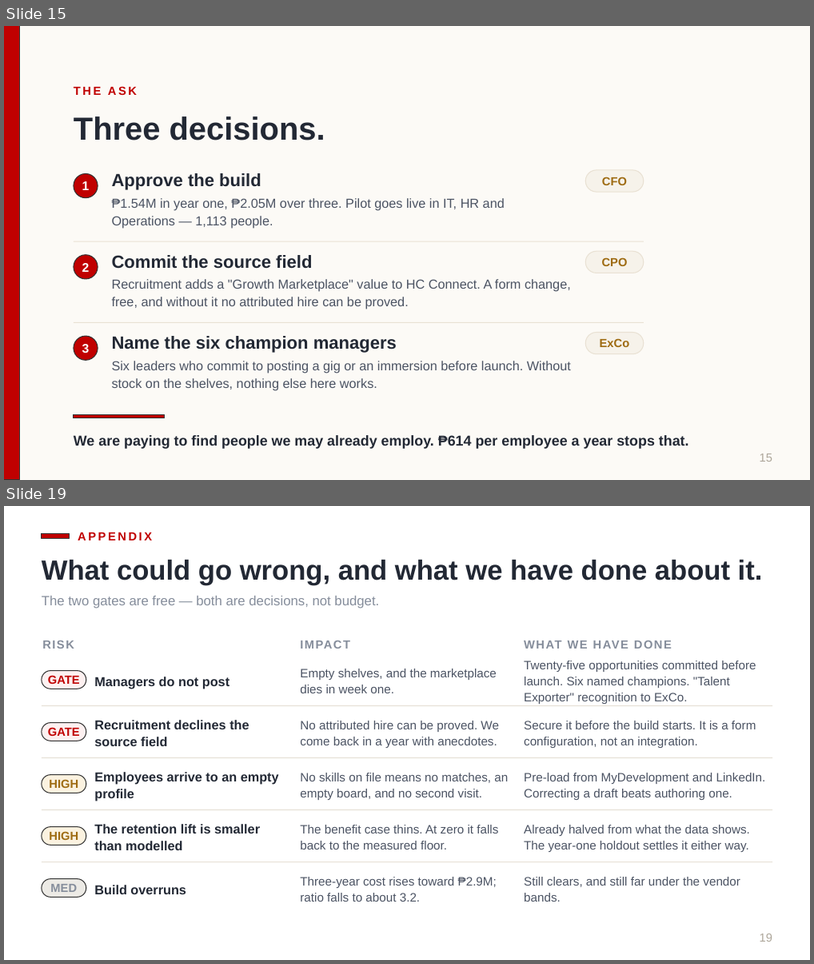
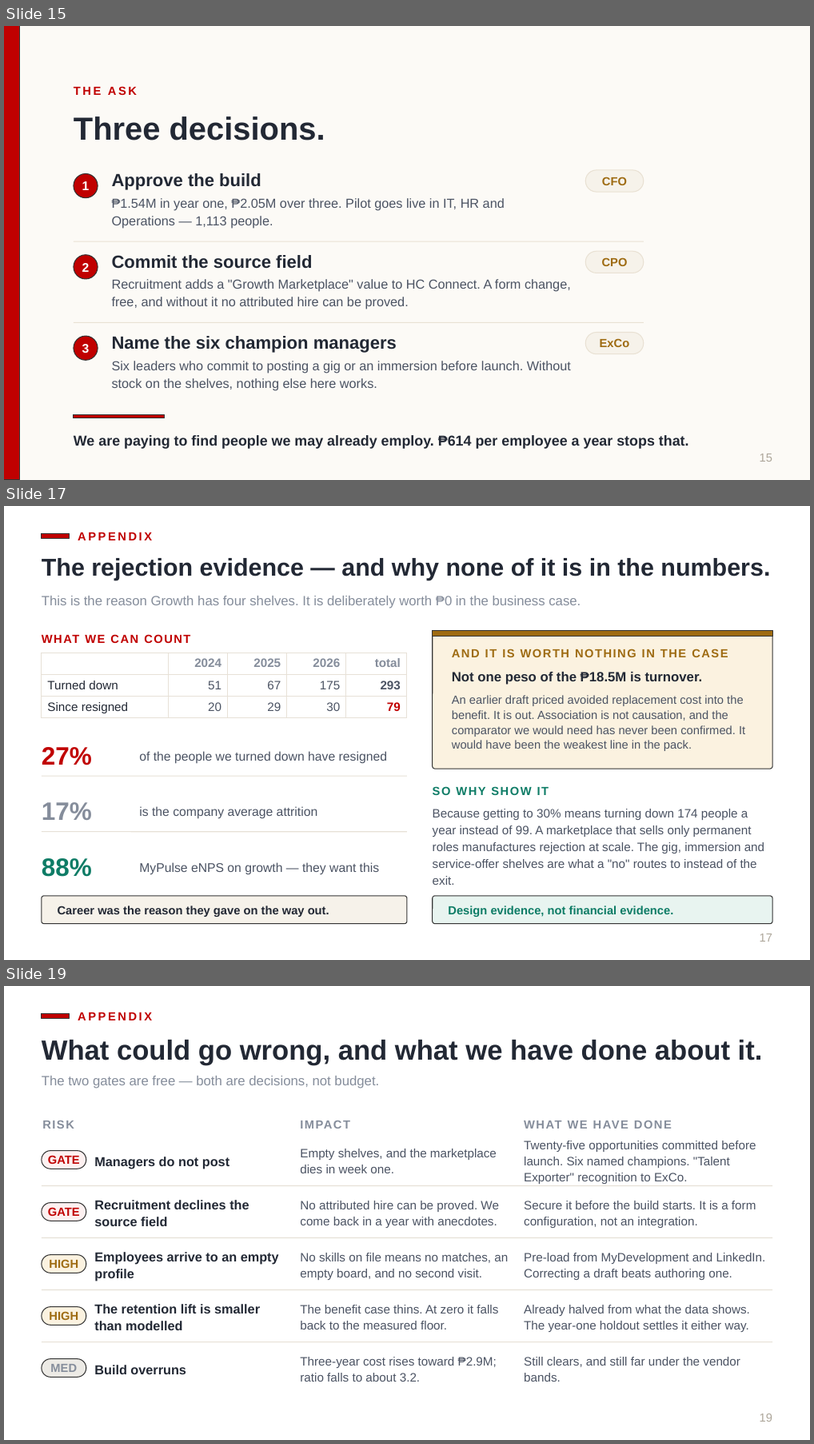
Before and after one commit to Ruffa06/Talent-Marketplace, a slide deck: docs/Growth_Executive_ALP.pptx. Shown one above the other, each under a label of ours: slides 15 and 19 before the commit, slides 15, 17 and 19 after it; the slides between them are not shown. The pictures are 814x964 and 814x1444 pixels, drawn with LibreOffice and Linux fonts; fonts in the diff are those of the drawing. Boxes give left, top, right and bottom in pixels: in the first picture for what was removed or moved away, otherwise in the second. Text is boxed around its words. In the diff, an @@ line names an element or a change of style, - is before the commit and + after.

```diff
--- a/docs/Growth_Executive_ALP.pptx
+++ b/docs/Growth_Executive_ALP.pptx
@@ slide 17 added at bbox=[4, 506, 810, 960], background #FFFFFF @@
@@ rectangle added at bbox=[42, 534, 70, 538], fill #C00000, outline #333333 1 pt @@
@@ text added at bbox=[78, 532, 152, 540], 14 pt, text #C00000, bold @@
+APPENDIX
@@ text added at bbox=[42, 558, 770, 580], 29 pt, text #222834, bold @@
+The rejection evidence — and why none of it is in the numbers.
@@ text added at bbox=[42, 596, 581, 608], 16 pt, text #858D9B @@
+This is the reason Growth has four shelves. It is deliberately worth ₱0 in the business case.
@@ text added at bbox=[42, 631, 407, 646], 14 pt, text #C00000, bold @@
+WHAT WE CAN COUNT
@@ rounded rectangle added at bbox=[433, 631, 774, 768], fill #FBF2E0, outline #333333 1 pt @@
@@ rectangle added at bbox=[433, 631, 774, 636], fill #9E6B12, outline #333333 1 pt @@
@@ text added at bbox=[452, 645, 754, 661], 14 pt, text #9E6B12, bold @@
+AND IT IS WORTH NOTHING IN THE CASE
@@ table added at bbox=[42, 652, 407, 716], 3 rows, 5 columns @@
+ | 2024 | 2025 | 2026 | total
+Turned down | 51 | 67 | 175 | 293
+Since resigned | 20 | 29 | 30 | 79
@@ text added at bbox=[452, 672, 703, 684], 16 pt, text #222834, bold @@
+Not one peso of the ₱18.5M is turnover.
@@ text added at bbox=[452, 695, 746, 751], 14 pt, text #4B5363 @@
+An earlier draft priced avoided replacement cost into the benefit. It is out. Association is not causation, and the comparator we would need has never been confirmed. It would have been the weakest line in the pack.
@@ text added at bbox=[42, 747, 92, 765], 30 pt, text #C00000, bold @@
+27%
@@ text added at bbox=[139, 751, 387, 764], 15 pt, text #4B5363 @@
+of the people we turned down have resigned
@@ line added from (42, 776) to (407, 776), #E7E1D7 1 pt @@
@@ text added at bbox=[433, 786, 550, 795], 14 pt, text #0E7C66, bold @@
+SO WHY SHOW IT
@@ text added at bbox=[42, 802, 92, 820], 30 pt, text #858D9B, bold @@
+17%
@@ text added at bbox=[139, 806, 318, 819], 15 pt, text #4B5363 @@
+is the company average attrition
@@ text added at bbox=[433, 808, 765, 884], 14.5 pt, text #4B5363 @@
+Because getting to 30% means turning down 174 people a year instead of 99. A marketplace that sells only permanent roles manufactures rejection at scale. The gig, immersion and service-offer shelves are what a "no" routes to instead of the exit.
@@ line added from (42, 832) to (407, 832), #E7E1D7 1 pt @@
@@ text added at bbox=[42, 858, 92, 876], 30 pt, text #0E7C66, bold @@
+88%
@@ text added at bbox=[139, 862, 379, 875], 15 pt, text #4B5363 @@
+MyPulse eNPS on growth — they want this
@@ rounded rectangle added at bbox=[42, 896, 407, 924], fill #F6F2EA, outline #333333 1 pt @@
@@ text added at bbox=[58, 905, 330, 916], 14 pt, text #222834, bold @@
+Career was the reason they gave on the way out.
@@ rounded rectangle added at bbox=[433, 896, 774, 924], fill #E8F4F0, outline #333333 1 pt @@
@@ text added at bbox=[448, 905, 674, 916], 14 pt, text #0E7C66, bold @@
+Design evidence, not financial evidence.
@@ text added at bbox=[760, 933, 773, 941], 14 pt, text #ADA69A @@
+17
```
Also in this commit, not shown: 7 slides changed, 1 other slide added, 2 slides removed, 5 other files.
